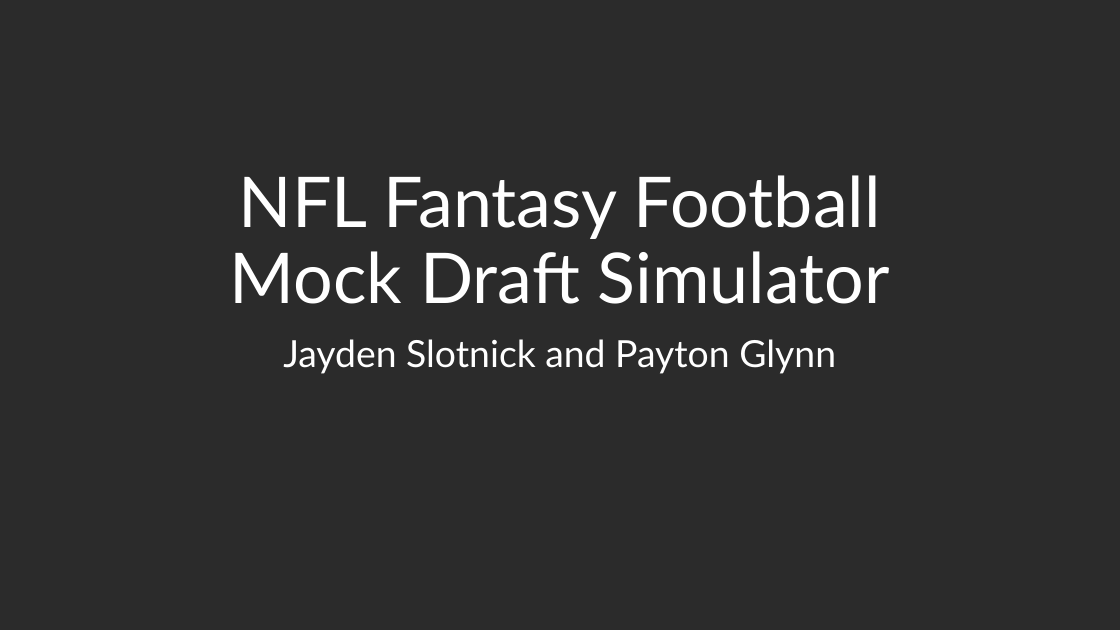
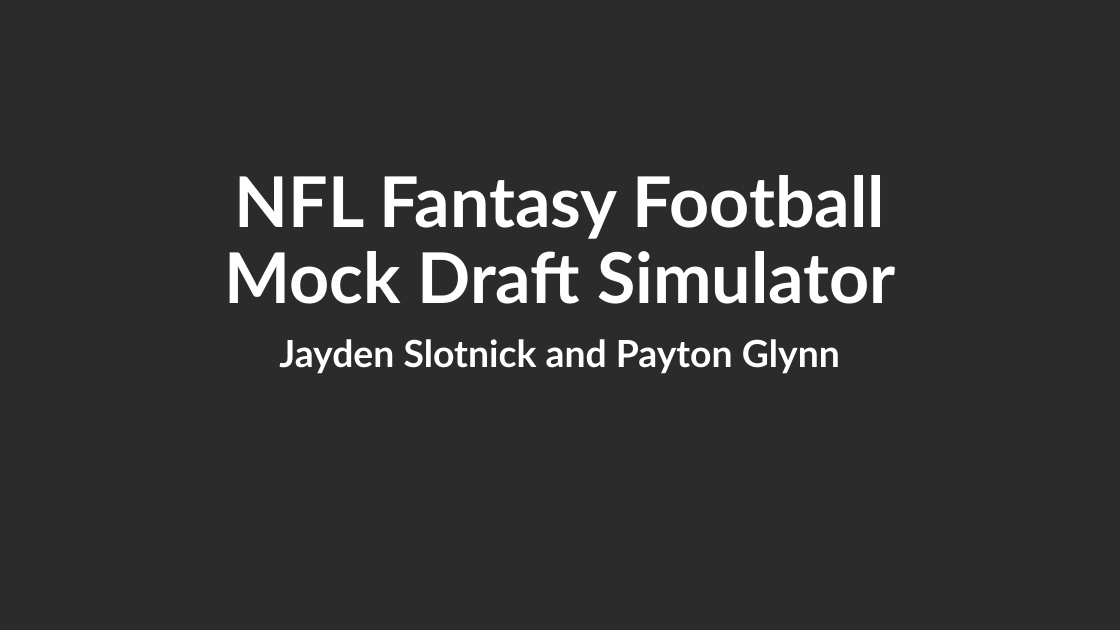
Before and after one commit to jaydenslotnick/AERSP424_Project, a slide deck: slide 1 of AERSP 424 Project Presentation.pptx. Drawn at 1120x630 pixels with LibreOffice and Linux fonts; fonts in the diff are those of the drawing; background and template pictures are left out; a plain dark background stands for a picture behind light text. Boxes give left, top, right and bottom in pixels: in the first picture for what was removed or moved away, otherwise in the second. Text is boxed around its words. In the diff, an @@ line names an element or a change of style, - is before the commit and + after.

```diff
--- a/AERSP 424 Project Presentation.pptx
+++ b/AERSP 424 Project Presentation.pptx
@@ title "NFL Fantasy Football Mock Draft ..." at (224, 175, 896, 304): bold on @@
@@ subtitle "Jayden Slotnick and Payton Glynn" at (279, 339, 840, 374): bold on @@
```
Also in this commit, not shown: 1 other slide changed, 2 other files.
